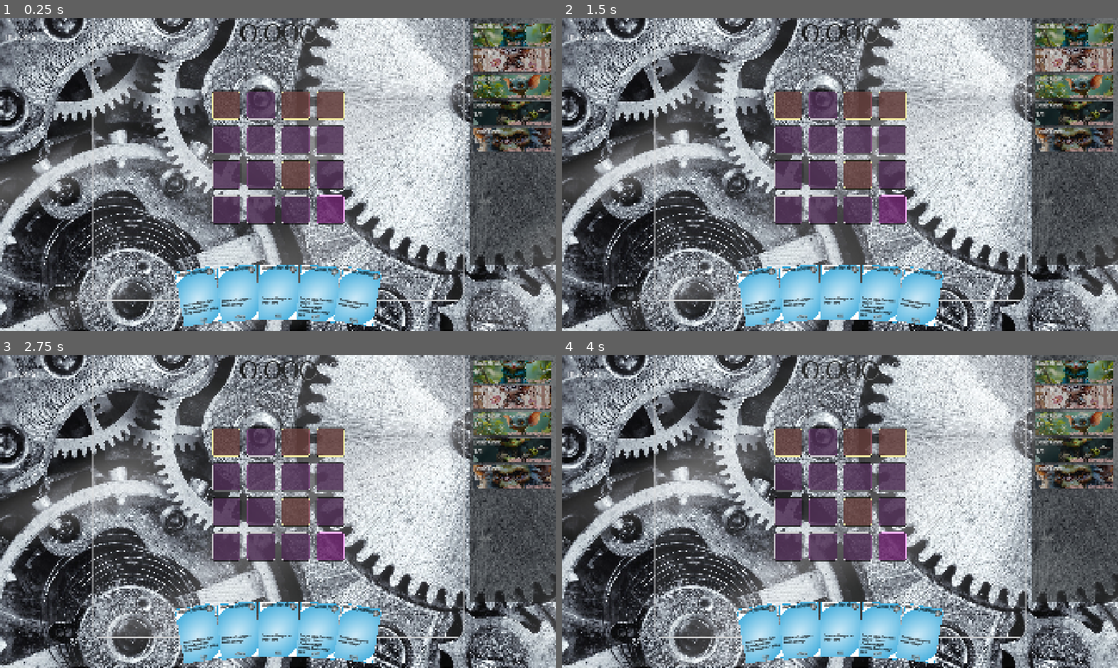
Above: before the commit, frames 1-4 (two rows, left to right).
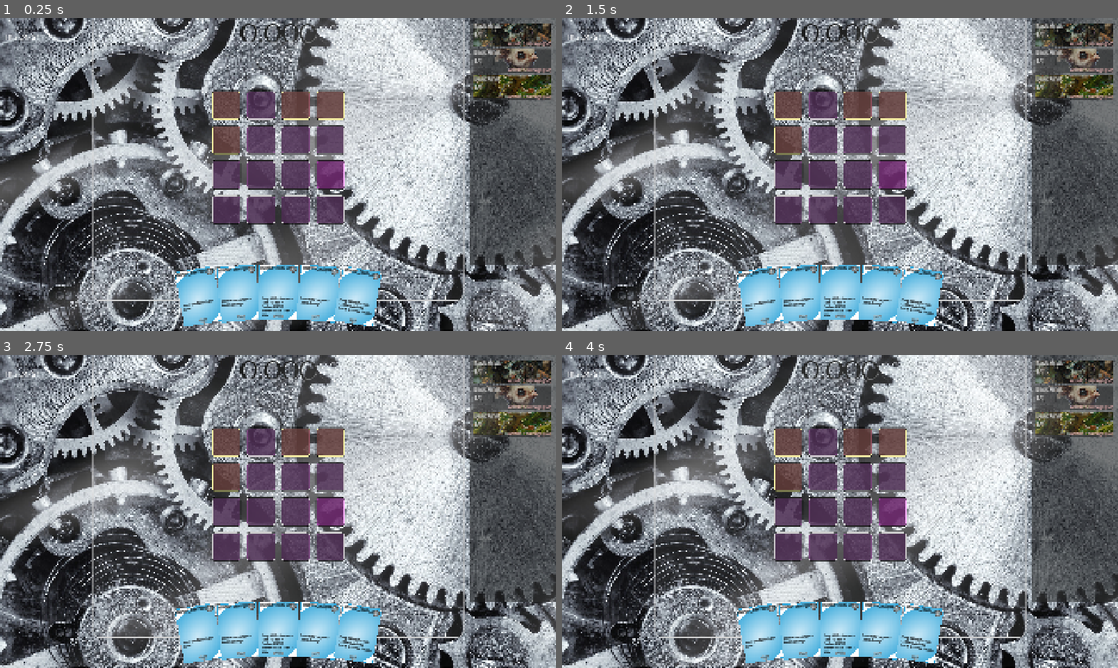
Above: after the commit, the same moments.

Repository: rosswolf/Tourbillon
Game: Godot game, scene res://src/scenes/game.tscn
Same seed, same stepped clock (60 frames per second), same inputs: the game is played once before the commit and once after it. Sound files missing from this copy of the repository are replaced by a short silence.
Inputs (mouse positions are in pixels of both pictures, inside the frame that each line leads up to):
- Up to frame 1 (0.25 s): no input
- Up to frame 2 (1.5 s): click (789, 105) at 0.52 s; click (823, 105) at 1.27 s
- Up to frame 3 (2.75 s): click (294, 442) at 2.02 s
- Up to frame 4 (4 s): click (890, 442) at 2.77 s; click (789, 477) at 3.52 s

The runs differ from the first frame. In frame 1, 5.9% of the frame differs, in the area x 31-100%, y 1-98%; in frame 2, 5.9%; in frame 3, 5.9%; in frame 4, 5.9%.
Error after the commit: Parse Error: Value of type "CappedResource" cannot be assigned to a variable of type "int". (res://src/scenes/core/entities/hero_damageable.gd:101)

Commit message:
fix: Fix hero damage system - use HeroDamageable and correct exhaustion damage
- Changed Hero.HeroBuilder to create HeroDamageable instances instead of base Hero
- This fixes hero.receive_damage being undefined (base Hero lacks this method)
- Updated deck exhaustion damage from 1 to 15 per PRD specification
- Deck exhaustion only triggers when both deck AND discard are empty (already handled in Library)

Diff:
--- a/elastic-app/app/src/scenes/core/entities/hero.gd
+++ b/elastic-app/app/src/scenes/core/entities/hero.gd
@@ -217,7 +217,8 @@
 	func build() -> Hero:
 		var default_max: int = 9000
 
-		var hero: Hero = Hero.new()
+		# Create HeroDamageable instead of base Hero to support damage system
+		var hero: HeroDamageable = HeroDamageable.new()
 		super.build_entity(hero)
 
 		hero.image_name = __image_name
--- a/elastic-app/app/src/scenes/core/global_game_manager.gd
+++ b/elastic-app/app/src/scenes/core/global_game_manager.gd
@@ -476,8 +476,9 @@
 		print("[DEBUG] Spawned gremlin: ", gremlin.gremlin_name, " with ", gremlin.current_hp, " HP")
 
 func __on_deck_exhausted() -> void:
-	print("[DEBUG] Deck exhausted - dealing 1 damage to hero")
-	# Deal 1 damage to hero for trying to draw from empty deck
+	print("[DEBUG] Deck exhausted - dealing 15 damage to hero (per PRD)")
+	# Deal 15 damage to hero for trying to draw from empty deck and discard
+	# This only triggers when BOTH deck and discard are empty (checked in Library)
 	if hero:
-		var damage_packet = DamageFactory.create(1, [], "deck_exhaustion")
+		var damage_packet = DamageFactory.create(15, [], "deck_exhaustion")
 		hero.receive_damage(damage_packet)
